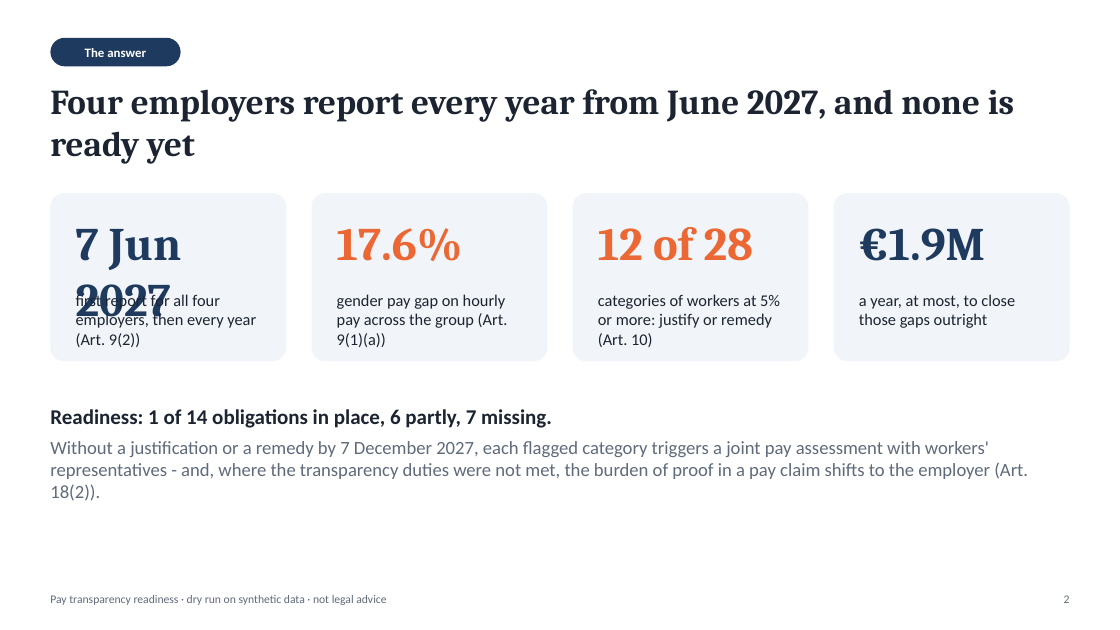
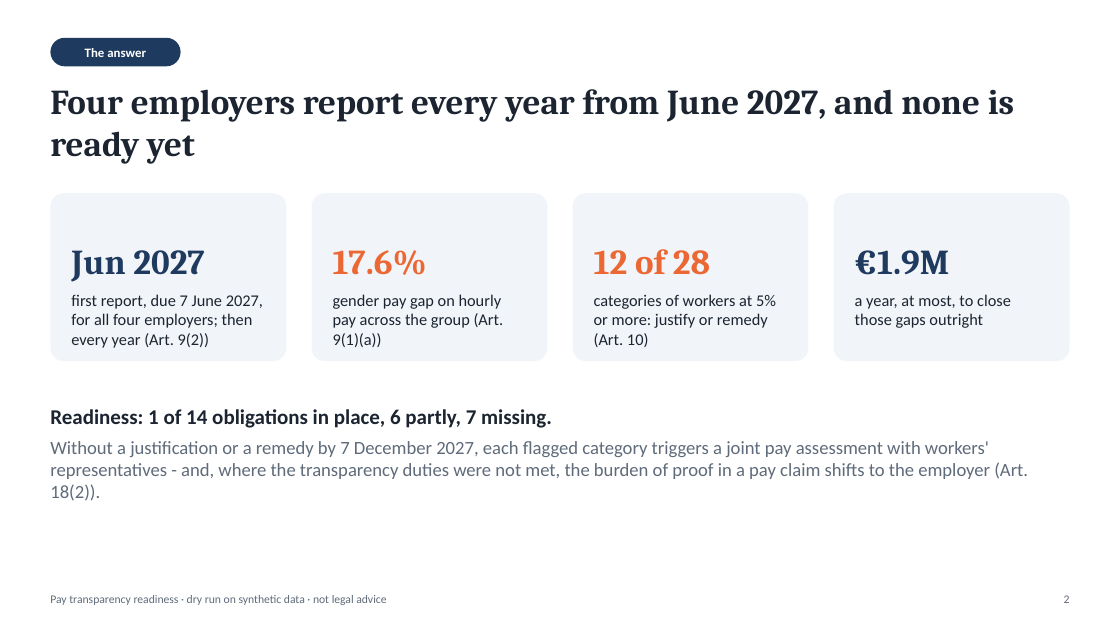
Before and after one commit to D0M3N1C0X/pay-transparency-readiness-kit, a slide deck: slide 2 of deliverables/board_briefing.pptx. Drawn at 1120x630 pixels with LibreOffice and Linux fonts; fonts in the diff are those of the drawing. Boxes give left, top, right and bottom in pixels: in the first picture for what was removed or moved away, otherwise in the second. Text is boxed around its words. In the diff, an @@ line names an element or a change of style, - is before the commit and + after.

```diff
--- a/deliverables/board_briefing.pptx
+++ b/deliverables/board_briefing.pptx
@@ text "Jun 2027" at (x1=71, y1=250, x2=204, y2=282): vertical alignment top to bottom @@
@@ size 40 to 30 pt; vertical alignment top to bottom in 3 elements at (x1=333, y1=250, x2=427, y2=275), (x1=594, y1=249, x2=710, y2=275), (x1=855, y1=250, x2=950, y2=275) @@
@@ text at (x1=71, y1=250, x2=204, y2=282): text changed; size 40 to 30 pt @@
-7 Jun 2027
+Jun 2027
@@ text at (x1=71, y1=294, x2=263, y2=348): text changed @@
-first report for all four employers, then every year (Art. 9(2))
+first report, due 7 June 2027, for all four employers; then every year (Art. 9(2))
@@ text "gender pay gap on hourly ..." moved from (x1=337, y1=294, x2=508, y2=347) to (x1=333, y1=294, x2=504, y2=347) @@
@@ text "categories of workers at 5% ..." moved from (x1=598, y1=294, x2=780, y2=347) to (x1=594, y1=294, x2=776, y2=347) @@
@@ text "a year, at most, to ..." moved from (x1=859, y1=294, x2=1015, y2=328) to (x1=855, y1=294, x2=1011, y2=328) @@
```
Also in this commit, not shown: 6 other slides changed, 3 other files.
